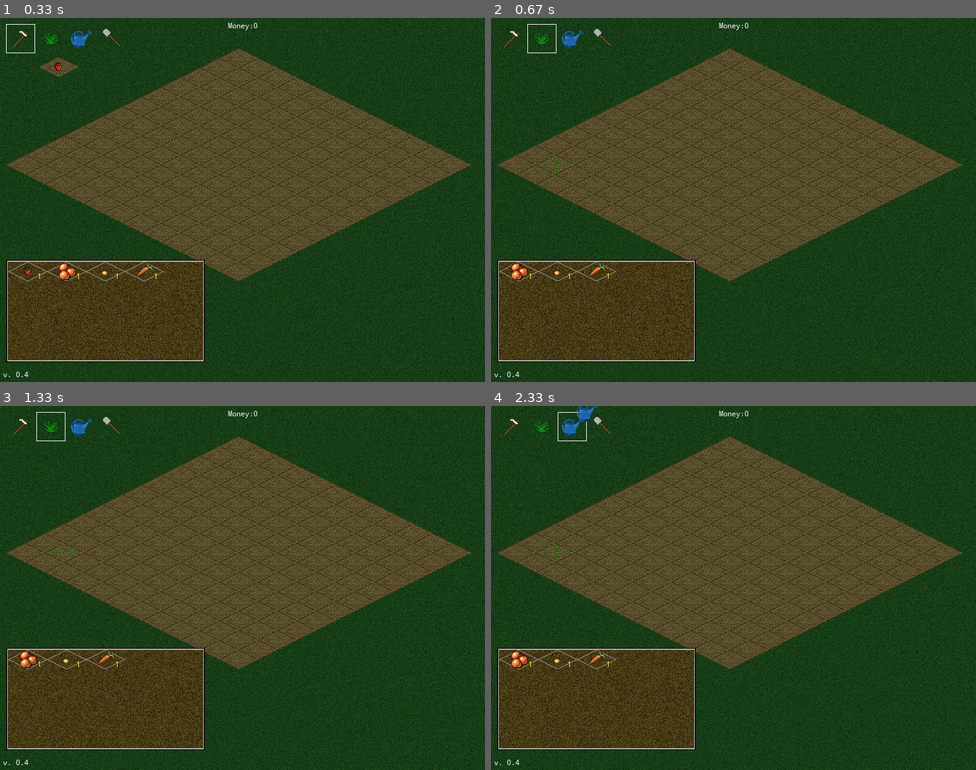
Above: before the commit, frames 1-4 (two rows, left to right).
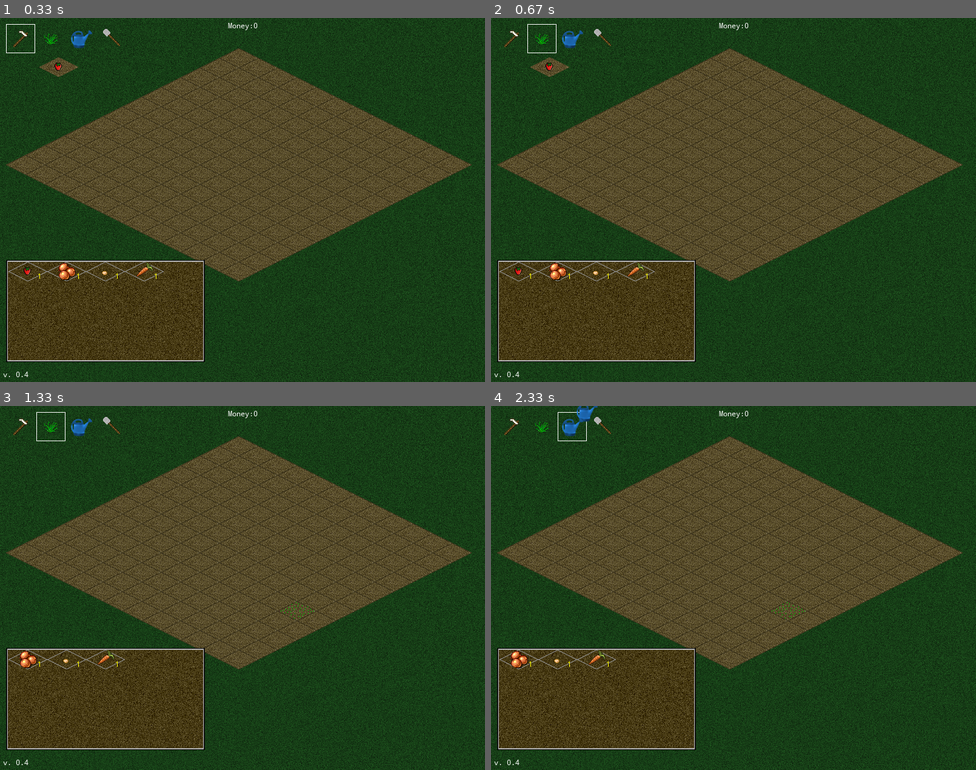
Above: after the commit, the same moments.

Repository: orneo1212/PythonFarmGame
Game: pygame game, started from pyFarmGame.py
The game is run twice, just before and just after one commit, with the same random seed, the same clock (stepped at 60 frames per second) and the same inputs. The source is Python 2; it was converted automatically to run under Python 3.
Inputs (mouse positions are in pixels of both pictures, inside the frame that each line leads up to):
- Up to frame 1 (0.33 s): no input
- Up to frame 2 (0.67 s): press the mouse at (539, 39) at 0.37 s; move the mouse to (563, 163) at 0.47 s; release the mouse at (583, 287) at 0.6 s
- Up to frame 3 (1.33 s): click (300, 620) at 0.72 s; click (252, 464) at 1.05 s
- Up to frame 4 (2.33 s): tap S at 1.33, 1.67 s; click (573, 427) at 2.05 s

Frame 1 is identical in both runs. In frame 2, 0.6% of the frame differs, in the area x 4-34%, y 10-73%; in frame 3, less than 0.1%; in frame 4, less than 0.1%.

Commit message:
single click for planting

Diff:
--- a/pyFarmGame.py
+++ b/pyFarmGame.py
@@ -92,8 +92,7 @@
 
     def handle_farmfield_events(self, event):
         #left mouse button
-        if pygame.mouse.get_pressed()[0] == 1 and \
-            self.eventstimer.tickpassed(1):
+        if event.type == pygame.MOUSEBUTTONDOWN and event.button == 1:
 
             #Mouse motion
             mx, my = pygame.mouse.get_pos()
